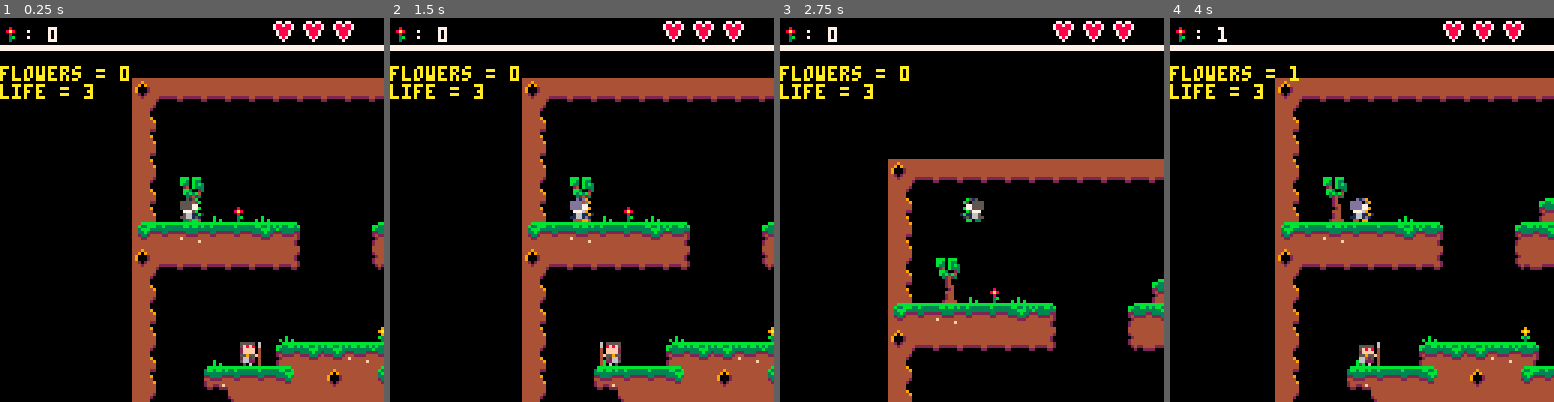
Above: before the commit, frames 1-4 (left to right).
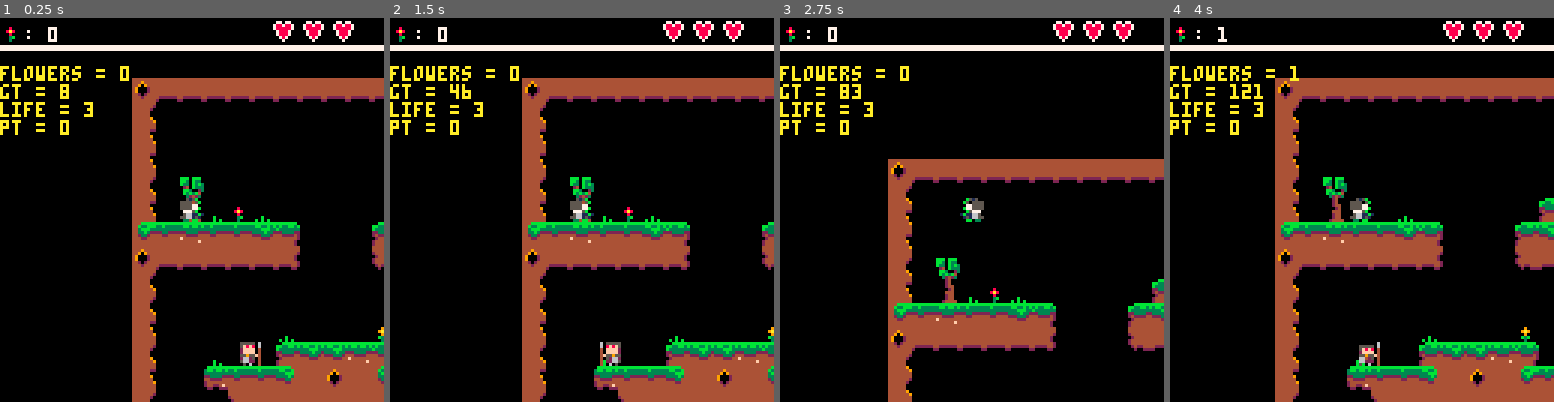
Above: after the commit, the same moments.

Repository: Achie72/dragon_demo_platformer
Game: PICO-8 cartridge dragondemo.p8
Same seed, same stepped clock (60 frames per second), same inputs: the game is played once before the commit and once after it.
Inputs:
- Up to frame 1 (0.25 s): no input
- Up to frame 2 (1.5 s): tap X (X key) at 0.33, 1.07 s; tap O (Z key) at 0.7 s
- Up to frame 3 (2.75 s): hold Right 1.6-2.1 s; tap O (Z key) at 1.7, 2.1, 2.5 s; tap X (X key) at 1.85 s; hold Up 2.15-2.42 s; hold Right from 2.47 s (still down)
- Up to frame 4 (4 s): tap O (Z key) at 2.9, 3.3, 3.7 s; tap X (X key) at 2.97 s; release Right at 3.03 s; hold Left 3.08-3.58 s

The runs differ from the first frame. In frame 1, 0.8% of the frame differs, in the area x 0-25%, y 17-31%; in frame 2, 1.0%, in the area x 0-53%, y 17-54%; in frame 3, 0.9%; in frame 4, 1.0%.

Commit message:
Added damage indication, and health pickups

Diff:
--- a/dragondemo.p8
+++ b/dragondemo.p8
@@ -5,23 +5,26 @@
 	player={}
 	player.x=16
 	player.y=40
-  player.jump=2.5
-  player.ax=0
-  player.ay=0
-  player.acc=0.3
-  player.frict=0.25
-  player.mx_spd=3
-  player.facing=0
-  player.grounded=1
+ player.jump=2.5
+ player.ax=0
+ player.ay=0
+ player.acc=0.3
+ player.frict=0.25
+ player.mx_spd=3
+ player.facing=0
+ player.grounded=1
 	player.flowers=0
 	player.spr=3
+	player.hitSpr=17
 	player.life=3
 	player.maxlife=3
-	player.invc=30 --frames
+	player.invc=45 --invincibilty frames
+	player.nextinvc = 0 --flag for next
+	player.takenDamage = 0
 	player.win=0
 
-  global={}
-  global.gravity=0.1
+ global={}
+ global.gravity=0.1
 	global.camera_buffer=28
 	global.tick = 0
 	global.debug = 0
@@ -179,6 +182,34 @@
 	return pickup
 end
 
+function check_heart(x,y,w,h)
+	pickup=false
+	if(player.life < player.maxlife) then
+  for i=x,x+w,w do
+    if (fget(mget(i/8,y/8))==8) then
+			pickup = true
+			mset(i/8,y/8,0)
+		end
+		if (fget(mget(i/8,(y+h)/8))==8) then
+      pickup=true
+			mset(i/8,(y+h)/8,0)
+    end
+  end
+
+  for i=y,y+h,h do
+    if (fget(mget(x/8,i/8),0)==8) then
+			pickup = true
+			mset(x/8,i/8,0)
+		end
+	  if (fget(mget((x+w)/8,i/8),0)==8) then
+      pickup=true
+			mset(x/8,i/8,0)
+    end
+  end
+	end
+	return pickup
+end
+
 function collision_on(x,y,w,h)
   collide=false
   for ix=x,x+w do
@@ -202,8 +233,8 @@
 	 if(object.a_st==number_of_frames) object.a_st=0
 	end
 
-	object.a_fr=starting_frame+object.a_st
-	spr(object.a_fr,object.x,object.y,1,1,ticks)
+	object.actualFrame=starting_frame+object.a_st
+	spr(object.actualFrame,object.x,object.y,1,1,ticks)
 end
 
 function move_camera()
@@ -279,64 +310,73 @@
 	if (object.speed > 0) animate(object,object.spr,2,object.animspeed,false)
 end
 
-function switch_skin()
-	if btnp(4)  and (player.spr == 1) then
-			player.spr = 3
-	elseif btnp(4) and (player.spr == 3) then
-			player.spr = 1
-	end
-end
-
 function control_player()
 	if(btn(0)) and (player.ax < player.mx_spd and player.ax > -player.mx_spd) then
 		player.ax-=player.acc
-    player.facing=0
-    animate(player,player.spr,2,6,true)
+  player.facing=0
+		if((takenDamage == 0) or (global.tick%9 == 0)) then
+			animate(player,player.spr,2,6,true)
+		else
+			animate(player,player.hitSpr,2,6,true)
+		end
 	elseif(btn(1)) and (player.ax < player.mx_spd and player.ax > -player.mx_spd) then
 		player.ax+=player.acc
-    player.facing=1
-    animate(player,player.spr,2,6,false)
+  player.facing=1
+		if((takenDamage == 0) or (global.tick%9 == 0)) then
+			animate(player,player.spr,2,6,false)
+		else
+			animate(player,player.hitSpr,2,6,false)
+		end
 	else
-    if(player.facing == 1) then
-      spr(player.spr,player.x,player.y)
-    else
-      spr(player.spr,player.x,player.y,1,1,true,false)
-    end
-  end
-  if btn(2) and player.grounded == 1 then
+  if(player.facing == 1) then
+			if((takenDamage == 0) or (global.tick%9 == 0)) then
+				spr(player.spr,player.x,player.y)
+			else
+				spr(player.hitSpr,player.x,player.y)
+			end
+  else
+			if((takenDamage == 0) or (global.tick%9 == 0)) then
+				spr(player.spr,player.x,player.y,1,1,true,false)
+			else
+				spr(player.hitSpr,player.x,player.y,1,1,true,false)
+			end
+  end
+	end
+
+	if btn(2) and player.grounded == 1 then
 		sfx(0)
 		player.ay -= player.jump
 		player.grounded = 0
 	end
 
-  if player.ax > 0 then
- 		player.ax -= player.frict
-     if(player.ax < 0) player.ax=0
- 	end
- 	if player.ax < 0 then
- 		player.ax += player.frict
-     if(player.ax > 0) player.ax=0
- 	end
-
-  if(grounded) then
-    player.ay = 0.0
-  else
-    player.ay += global.gravity
-				player.grounded = 0;
-  end
-
-  if collision_on(player.x+player.ax,player.y,7,7) then
-    player.ax = 0
-  end
-  if collision_on(player.x,player.y+player.ay,7,7) then
-    if player.ay > 0 then
-      player.grounded = 1;
-    end
-    player.ay =0
-  end
-
-  player.x += player.ax
-  player.y += player.ay
+ if player.ax > 0 then
+		player.ax -= player.frict
+    if(player.ax < 0) player.ax=0
+	end
+	if player.ax < 0 then
+		player.ax += player.frict
+    if(player.ax > 0) player.ax=0
+	end
+
+ if(grounded) then
+   player.ay = 0.0
+ else
+   player.ay += global.gravity
+			player.grounded = 0;
+ end
+
+ if collision_on(player.x+player.ax,player.y,7,7) then
+   player.ax = 0
+ end
+ if collision_on(player.x,player.y+player.ay,7,7) then
+   if player.ay > 0 then
+     player.grounded = 1;
+   end
+   player.ay =0
+ end
+
+ player.x += player.ax
+ player.y += player.ay
 
 
 	if (check_pickup(player.x,player.y,7,7)) then
@@ -347,9 +387,15 @@
 		sfx(1)
 		player.flowers+=1
 	end
-		switch_skin()
-		check_princess(player.x,player.y,7,7)
-end
+
+	if (check_heart(player.x,player.y,7,7)) then
+		sfx(1)
+		player.life+=1
+	end
+
+	check_princess(player.x,player.y,7,7)
+end
+
 
 function control_enemies()
 	for monster in all(enemies) do
@@ -378,18 +424,39 @@
 
 function player_enemy_collision()
 	for monster in all(enemies) do
-		if( (collide_rect(to_rect(monster,7,7),to_rect(player,7,7))) and (global.tick > player.invc) ) then
-			player.life -= 1
+		if( (collide_rect(to_rect(monster,7,7),to_rect(player,7,7))) and (global.tick > player.nextinvc) ) then
+			take_damage(1)
+			player.nextinvc = global.tick + player.invc
+			takenDamage = 1
+		end
+	end
+end
+
+
+function manageinternaltimers()
+		global.tick += 1
+		--player.nextinvc = global.tick + player.invc
+
+		if(global.tick > 5000) then
+			local differencetoplayertick = global.tick - player.nextinvc
 			global.tick = 0
-		end
-	end
+			player.nextinvc = global.tick + differencetoplayertick
+		end
+		if(player.nextinvc > 5000) then
+			player.nextinvc -=global.tick
+			global.tick -=global.tick
+		end
+		if (global.tick > player.nextinvc) then
+			takenDamage = 0
+		end
+
 end
 
 function _update()
 	if player.life > 0 then
 		if player.win == 0 then
-		global.tick += 1
-		if(global.tick > 1200) global.tick = 0
+		manageinternaltimers()
+		if(global.tick > 5000) global.tick = 0
 			cls()
 		 map()
 		 control_player()
@@ -408,10 +475,24 @@
 	end
 end
 
+function take_damage(ammount)
+	sfx(4)
+	player.life -= ammount
+	damage_animation()
+end
+
+function damage_animation()
+	local original_sprite = player.spr
+	player.spr = 18
+	player.spr = original_sprite
+end
+
 function set_ui()
 	ui={
 		flowers = player.flowers,
-		life = player.life
+		life = player.life,
+		gt = global.tick,
+		pt = player.nextinvc
 	}
 	draw_ui(ui)
 end
@@ -453,14 +534,14 @@
 0070070019116610019116101b11665001b116108c88668008c88680044444444444449000080880000000000000000054245040542450406642504026625040
 0000000001d16611011d1610015166550115161008e86688088e8680944444444444444900000000000000000000000044444000444440006622204056622040
 00000000009904400009940000bb0330000bb30000cc0dd0000ccd00444444444444444400000000000000000000000050006000050600005006004005060040
-00000000000000000000000000000000000000000000000003003030444444444444444400000000000000000000000000000000000000000000000000000000
-000000000000000000000000000bb000000000000000000003003b30444444444444442200000000000000000000000000000000000000000000000000000000
-00880880088008800000000000bb3b000000000000000000003b0b00244444444444440000000000000000000000000000000000000000000000000000000000
-800089880008889800000000003b33000000000000000000003b0300024444444444449000000000000000000000000000000000000000000000000000000000
-08808898880089980000000000333b0000000000000000000b003030004444444444444000000000000000000000000000000000000000000000000000000000
-0008088000880880000000000033b30000000000000000000b003030094444444444444900000000000000000000000000000000000000000000000000000000
-00000000000000000000000000344b00000b0000000b000000030300044444444444444400000000000000000000000000000000000000000000000000000000
-000000000000000000000000000440000b0b0b00000b0b00000b0b00944444444444444400000000000000000000000000000000000000000000000000000000
+0000000000e8880000e8880000000000000000000000000003003030444444444444444400000000000000000000000000000000000000000000000000000000
+000000000e8088880e808888000bb000000000000000000003003b30444444444444442200000000000000000000000000000000000000000000000000000000
+0088088000ee888800ee888800bb3b000000000000000000003b0b00244444444444440000000000000000000000000000000000000000000000000000000000
+800089880eee88880eee8888003b33000000000000000000003b0300024444444444449000000000000000000000000000000000000000000000000000000000
+08808898008eeee0008eeee000333b0000000000000000000b003030004444444444444000000000000000000000000000000000000000000000000000000000
+000808808e88ee8008e88e800033b30000000000000000000b003030094444444444444900000000000000000000000000000000000000000000000000000000
+000000000888ee8800888e8000344b00000b0000000b000000030300044444444444444400000000000000000000000000000000000000000000000000000000
+0000000000880ee000088e00000440000b0b0b00000b0b00000b0b00944444444444444400000000000000000000000000000000000000000000000000000000
 0000000000000000000000000bbbbbbbbbbbbbbbbbbbbbbbbbbbbbbbbbbbb444444bbbbbbbbbbbb0000000000000000000000000000000000000000000000000
 0000000000000000bbb0bbb03bb3bb3b3bb3bb3b33b333333bb33b3b3bb33b4444b33bbbbbb33bbb000000000000000000000000000000000000000000000000
 0000000000000000bb30b330333333333333333333333333333bbb33333bbb44443bbb33bb3bbb33000700000000000000000000000000000000000000000000
@@ -472,13 +553,13 @@
 000000000000000000024000bbbbbbbb44444444444444444444444400bbbbbbbbbbbbb044444444444444440000000000000000000000000000000000000000
 0000000000000000000240003bb3bb3b444444444444444444444444bb33bb3b3b33bb3b44494444444444440000000000000000000000000077077000770770
 00000000000000000002440033333333244444444444444444444442b3333333b333333344909444444444440000000000000000000000000788788707667667
-00090000000000000000240022333322024444444444444444444420223333222233332249000244444444440000000000000000000000000788888707666667
-009a9000000000000004440044222244244444444444444444444420242222444422224249000244444444440000000000000000000000000078887000766670
-00090000000060000002440044444444244444444444444444444442024444444444444244202444444444440000000000000000000000000078887000766670
-00b3b0000066550000024400442224f4024224444222222442222442244444444444442044424444444444440000000000000000000000000007870000076700
-00030000066555500024444042000222002002222000000220000220244444444444442044444444444444440000000000000000000000000000700000007000
+00090000000000000000240022333322024444444444444444444420223333222233332249000244444444440000000000000000088088000788888707666667
+009a9000000000000004440044222244244444444444444444444420242222444422224249000244444444440000000000000000088888000078887000766670
+00090000000060000002440044444444244444444444444444444442024444444444444244202444444444440000000000000000b08880b00078887000766670
+00b3b0000066550000024400442224f4024224444222222442222442244444444444442044424444444444440000000000000000b33833b00007870000076700
+00030000066555500024444042000222002002222000000220000220244444444444442044444444444444440000000000000000003330000000700000007000
 __gff__
-0000000000040001010000000000000000000000000000010100000000000000020000010101010101010000000000000200000101010101010100000000000000000000000000000000000000000000000000000000000000000000000000000000000000000000000000000000000000000000000000000000000000000000
+0000000000040001010000000000000000000000000000010100000000000000020000010101010101010000000000000200000101010101010100000008000000000000000000000000000000000000000000000000000000000000000000000000000000000000000000000000000000000000000000000000000000000000
 0000000000000000000000000000000000000000000000000000000000000000000000000000000000000000000000000000000000000000000000000000000000000000000000000000000000000000000000000000000000000000000000000000000000000000000000000000000000000000000000000000000000000000
 __map__
 393535353535353535353535353535353535393a3535353535353535353535353535353535393a353535353535353a080000000000000000000000000000000000000000000000000000000000000000000000000000000000000000000000000000000000000000000000000000000000000000000000000000000000000000
@@ -495,9 +576,9 @@
 080000150000372626243800151413000000173a3a3a18001500000000000000171800000000000000000000000000000000000000000000000000000000000000000000000000000000000000000000000000000000000000000000000000000000000000000000000000000000000000000000000000000000000000000000
 180000232525273a393a282525252900000017393a3928333329000000000000171800000000000000000000000000000000000000000000000000000000000000000000000000000000000000000000000000000000000000000000000000000000000000000000000000000000000000000000000000000000000000000000
 0800000034353535353535353536000000003435353536000016000000131420170800000000000000000000000000000000000000000000000000000000000000000000000000000000000000000000000000000000000000000000000000000000000000000000000000000000000000000000000000000000000000000000
-1800000000000000000030001300000000001600000000000000000000233333270800000000000000000000000000000000000000000000000000000000000000000000000000000000000000000000000000000000000000000000000000000000000000000000000000000000000000000000000000000000000000000000
+183d000000000000000030001300000000001600000000000000000000233333270800000000000000000000000000000000000000000000000000000000000000000000000000000000000000000000000000000000000000000000000000000000000000000000000000000000000000000000000000000000000000000000
 2829000000000000002333332900000022000000000000000000220000000000171800000000000000000000000000000000000000000000000000000000000000000000000000000000000000000000000000000000000000000000000000000000000000000000000000000000000000000000000000000000000000000000
-0821201513001500000016000000140032150000000014151415320000000000170800000000000000000000000000000000000000000000000000000000000000000000000000000000000000000000000000000000000000000000000000000000000000000000000000000000000000000000000000000000000000000000
+0821201513001500000016000000140032150000000014153d15320000000000170800000000000000000000000000000000000000000000000000000000000000000000000000000000000000000000000000000000000000000000000000000000000000000000000000000000000000000000000000000000000000000000
 2825262524262538000000311537252626262900000023333333332900000000170800000000000000000000000000000000000000000000000000000000000000000000000000000000000000000000000000000000000000000000000000000000000000000000000000000000000000000000000000000000000000000000
 3a393a3a3a3a3a28252625262525273a3a180013150020160031003000141500171800000000000000000000000000000000000000000000000000000000000000000000000000000000000000000000000000000000000000000000000000000000000000000000000000000000000000000000000000000000000000000000
 3a3a3a3a3a3a393a3a3a3a3535353a3a39282625262526242525242626252526260800000000000000000000000000000000000000000000000000000000000000000000000000000000000000000000000000000000000000000000000000000000000000000000000000000000000000000000000000000000000000000000
Not shown, changed: the music (__music__) section of dragondemo.p8
Not shown, changed: the sound effects (__sfx__) section of dragondemo.p8
Not shown, changed: README.md
Not shown, changed: docs/index.js
